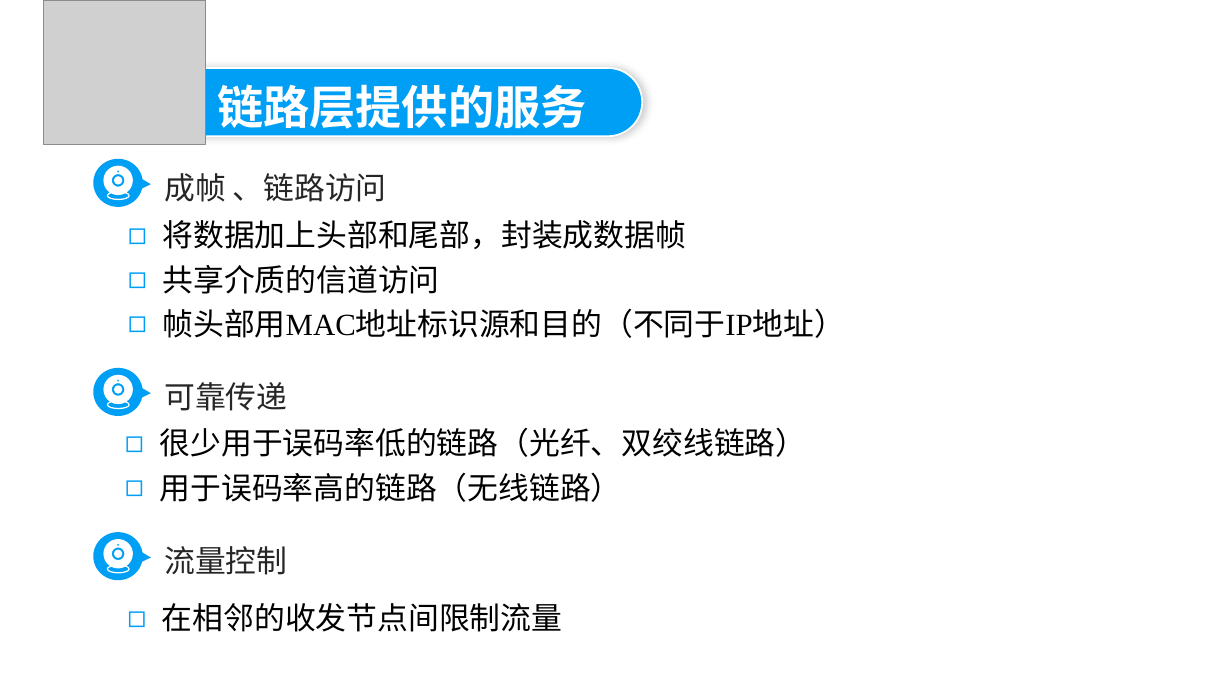
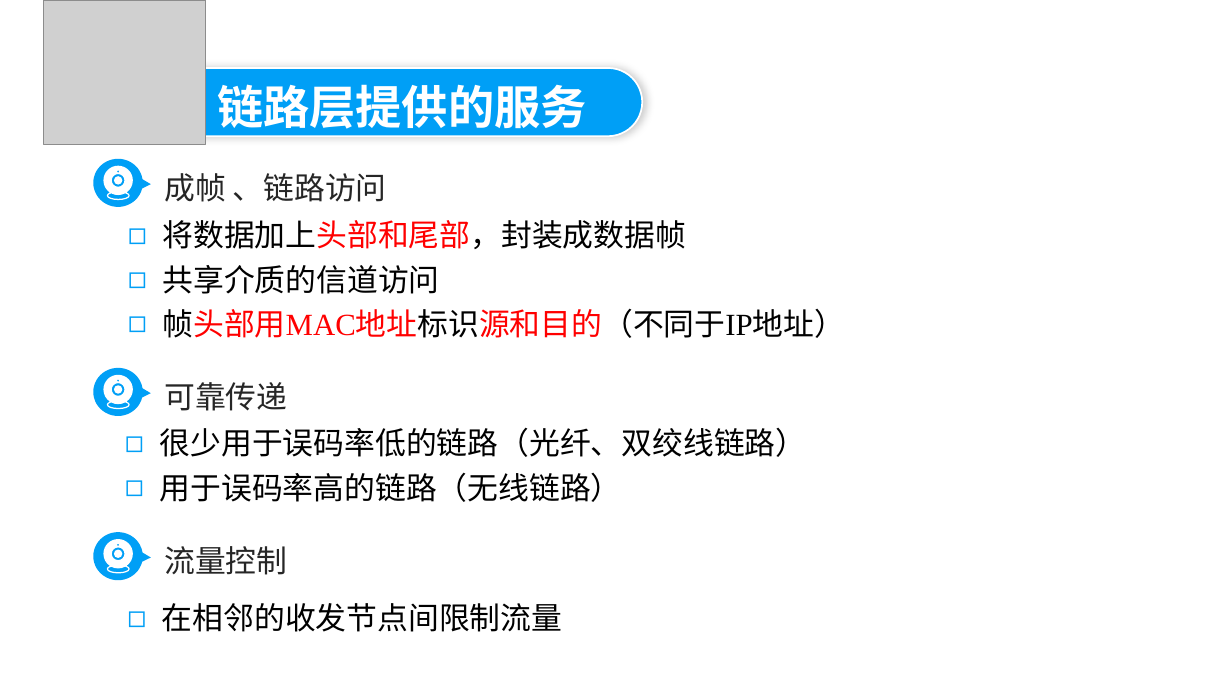
Before and after one commit to AmiyaSX/CS-COURSE-REFERENCE, a slide deck: slide 10 of Network/第6章 链路层和局域网（完整版）.pptx. Drawn at 1232x693 pixels with LibreOffice and Linux fonts; fonts in the diff are those of the drawing; grey boxes stand for pictures; background and template pictures are left out. Boxes give left, top, right and bottom in pixels: in the first picture for what was removed or moved away, otherwise in the second. Text is boxed around its words. In the diff, an @@ line names an element or a change of style, - is before the commit and + after.

```diff
--- a/Network/第6章 链路层和局域网（完整版）.pptx
+++ b/Network/第6章 链路层和局域网（完整版）.pptx
@@ text at (162,220,845,338): text colour #000000 to #FF0000 in "将数据加上头部和尾部，封装成数据帧", "帧头部用MAC地址标识源和目的（不同于IP地址）" @@
```
Also in this commit, not shown: 1 other slide changed, 14 other files.
